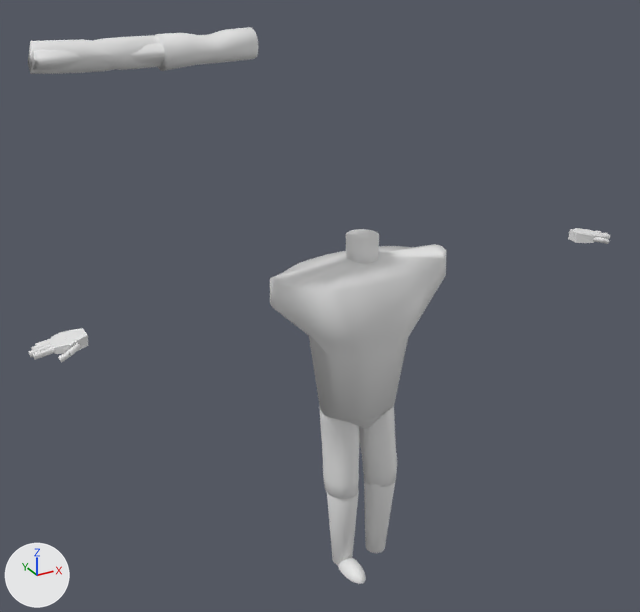
What one commit did to the Blender file Blender/zombo.blend.
Rendered twice from a 50 mm lens placed at (-35.2, -57.0, 56.1), pointed at (-3.4, 0.8, 27.2). Lighting does not change. The marker at lower left points along +X, +Y and +Z.

Before the edit, the objects in view are built like this:
```python
me_cube_014 = bpy.data.meshes.new('Cube.014')
me_cube_014.from_pydata(...)  # 16 vertices, 14 faces; spans x -1.06..0.54, y -1.51..1.43, z -1.02..0.69
me_cylinder_002 = bpy.data.meshes.new('Cylinder.002')
me_cylinder_002.from_pydata(...)  # 288 vertices, 258 faces; spans x -1.0..1.0, y -1.23..1.1, z -1.03..1.05
me_cylinder_002.polygons.foreach_set('use_smooth', [True] * 258)
me_cylinder_004 = bpy.data.meshes.new('Cylinder.004')
me_cylinder_004.from_pydata(...)  # 288 vertices, 258 faces; spans x -1.0..1.0, y -1.23..1.1, z -1.03..1.05
me_cylinder_004.polygons.foreach_set('use_smooth', [True] * 258)
me_sphere = bpy.data.meshes.new('Sphere')
me_sphere.from_pydata(...)  # 257 vertices, 257 faces; spans x -1.0..1.0, y -1.0..0.74, z 0.0..1.0
ob_cube_014 = bpy.data.objects.new('Cube.014', me_cube_014)
ob_cube_014.location = (24.35, -0.75, 29.32)
ob_cube_014.rotation_euler = (0.0, -0.0976, -6.357)  # degrees (0, -5.6, 356)
ob_cube_014.scale = (0.702, 0.8, 0.421)
ob_cylinder_001 = bpy.data.objects.new('Cylinder.001', me_cylinder_004)
ob_cylinder_001.location = (-19.41, 0.22, 48.09)
ob_cylinder_001.rotation_euler = (3.811, -1.59, 2.391)  # degrees (218, -91, 137)
ob_cylinder_001.scale = (1.01, 0.897, 4.26)
ob_cylinder_002 = bpy.data.objects.new('Cylinder.002', me_cylinder_002)
ob_cylinder_002.location = (-19.41, 0.22, 48.09)
ob_cylinder_002.rotation_euler = (-0.0526, 1.571, 0.0)  # degrees (-3, 90, 0)
ob_cylinder_002.scale = (1.01, 0.897, 4.26)
ob_sphere = bpy.data.objects.new('Sphere', me_sphere)
ob_sphere.location = (-1.4, -1.43, 1.2)
ob_sphere.scale = (0.954, 2.07, 0.925)
# also in view: 'Cylinder.007' at (2.2, -0.3, 5.5); 'Cylinder.008' at (0.0, 0.0, 31.6); 'Cylinder.003' at (-12.5, 0.0, 48.0); 'Cylinder.006' at (-1.7, -0.3, 5.4); 'Cylinder.005' at (1.9, 0.1, 13.6)
```
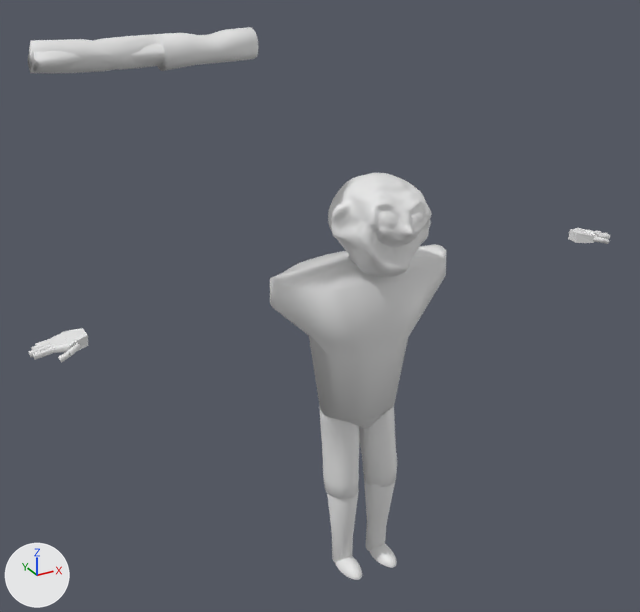
Where the change shows, as pixel boxes (x1, y1, x2, y2) in the pictures (640 x 612 px):
'Quad Sphere', added
    after: (328, 173, 432, 277)
'Cylinder.002', turned
    before: (33, 35, 162, 70)
    after: (33, 34, 161, 71)
'Sphere', moved
    before: (338, 558, 366, 584)
    after: (335, 556, 362, 580)
'Sphere.001', added
    after: (370, 544, 397, 568)
'Cube.014', turned
    before: (578, 228, 599, 238)
    after: (578, 228, 599, 237)

The change, as a list of edits to the scene's bpy script:
```text
Add mat_material:
    mat_material = principled_material('Material')
    mat_material.base_color = (0.8, 0.8, 0.8)  # white #e7e7e7
    mat_material.roughness = 0.4
Add me_quad_sphere:
    me_quad_sphere.from_pydata(...)  # 24578 vertices, 24576 faces; spans x -1.26..1.31, y -1.25..1.44, z -1.11..1.28
    me_quad_sphere.polygons.foreach_set('use_smooth', [True] * 24576)
    me_quad_sphere.materials.append(mat_material)  # white #e7e7e7
Change ob_cylinder_002:
    ob_cylinder_002.rotation_euler: (-0.0526, 1.571, 0.0) -> (-0.0526, 1.554, 0.0)  # degrees (-3, 90, 0) -> degrees (-3, 89, 0)
Change ob_cube_014:
    ob_cube_014.rotation_euler: (0.0, -0.0976, -6.357) -> (3.142, -0.0976, -6.357)  # degrees (0, -5.6, 356) -> degrees (180, -5.6, 356)
Change ob_sphere:
    ob_sphere.location: (-1.4, -1.43, 1.2) -> (-1.4, -0.84, 1.19)
Add ob_quad_sphere:
    ob_quad_sphere = bpy.data.objects.new('Quad Sphere', me_quad_sphere)
    ob_quad_sphere.location = (-0.16, -2.48, 34.35)
    ob_quad_sphere.rotation_euler = (-0.1, -0.025, -3.155)  # degrees (-5.7, -1.4, -181)
    ob_quad_sphere.scale = (3.17, 3.17, 3.17)
Add ob_sphere_001:
    ob_sphere_001 = bpy.data.objects.new('Sphere.001', me_sphere.copy())  # the mesh of ob_sphere
    ob_sphere_001.location = (2.25, -0.99, 1.2)
    ob_sphere_001.scale = (0.954, 2.07, 0.925)
```
